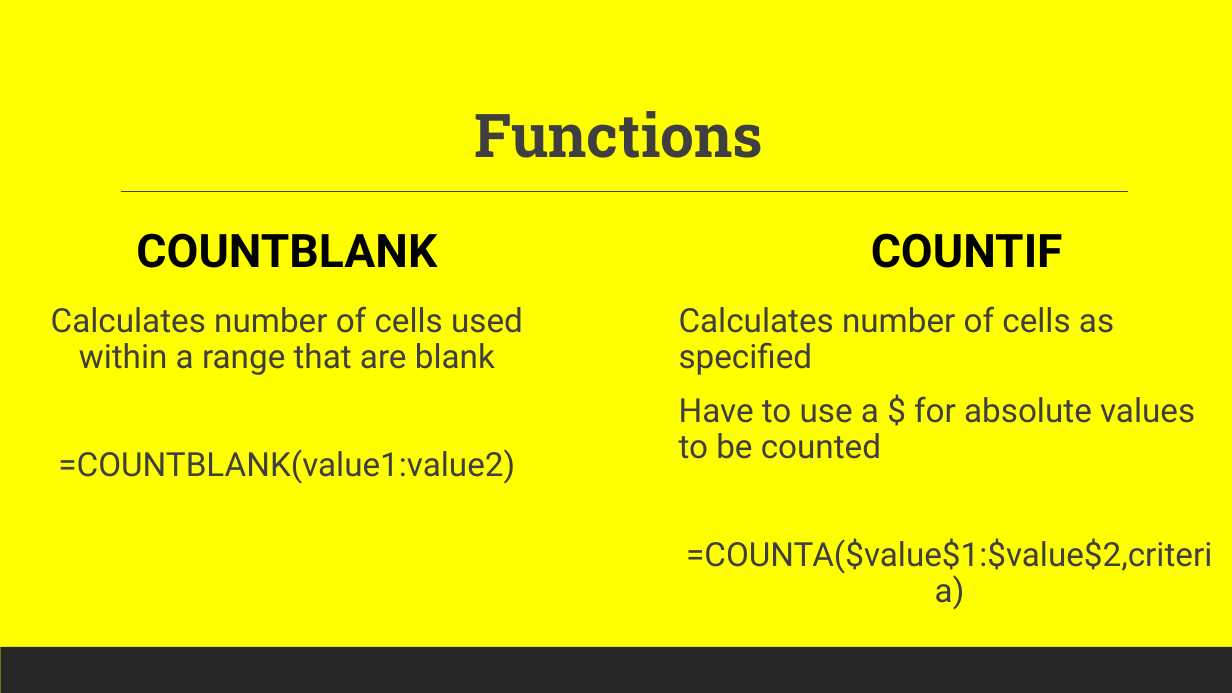
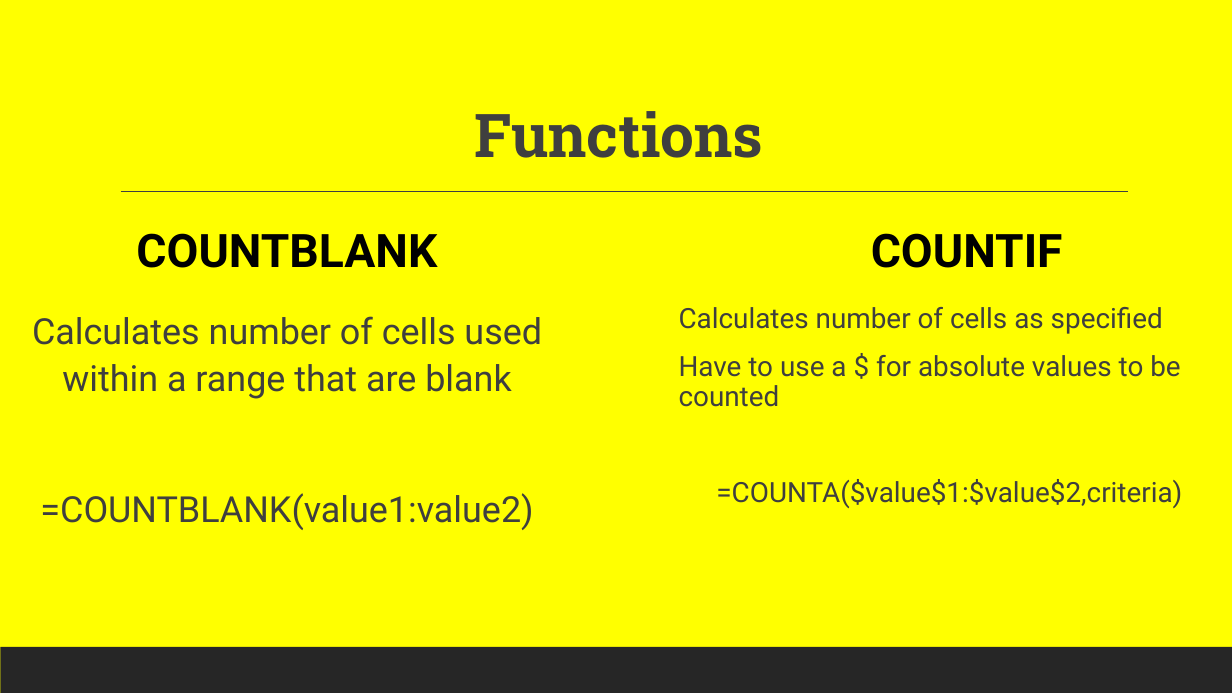
Before and after one commit to torres11991/dap-curriculum, a slide deck: slide 8 of Section03/Excel.pptx (slide 26 before the commit). Drawn at 1232x693 pixels with LibreOffice and Linux fonts; fonts in the diff are those of the drawing. Boxes give left, top, right and bottom in pixels: in the first picture for what was removed or moved away, otherwise in the second. Text is boxed around its words. In the diff, an @@ line names an element or a change of style, - is before the commit and + after.

```diff
--- a/Section03/Excel.pptx
+++ b/Section03/Excel.pptx
@@ text "Calculates number of cells used ..." at box(32, 316, 542, 530): size 25.9 to 28 pt; line spacing 0.9 to 1.1 @@
@@ text "Calculates number of cells as ..." at box(679, 307, 1182, 508): size 25.9 to 21.7 pt @@
```
Also in this commit, not shown: 9 other slides changed, 18 slides removed.
